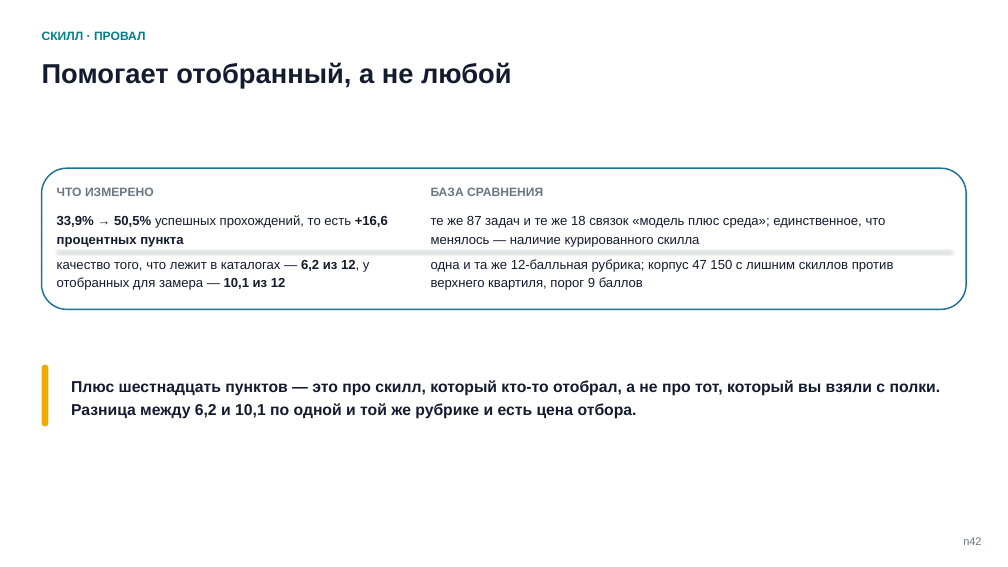
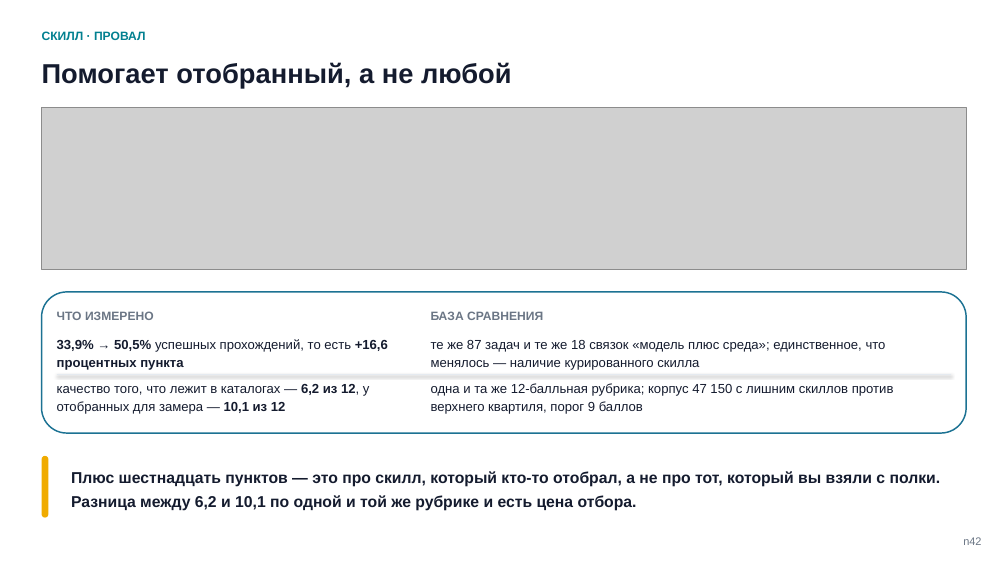
Before and after one commit to tellina-study/AI-usage-lessons, a slide deck: slide 42 of library/seminars/sem-05/rendered/sem-05.pptx. Drawn at 1008x567 pixels with LibreOffice and Linux fonts; fonts in the diff are those of the drawing; grey boxes stand for pictures. Boxes give left, top, right and bottom in pixels: in the first picture for what was removed or moved away, otherwise in the second. Text is boxed around its words. In the diff, an @@ line names an element or a change of style, - is before the commit and + after.

```diff
--- a/library/seminars/sem-05/rendered/sem-05.pptx
+++ b/library/seminars/sem-05/rendered/sem-05.pptx
@@ picture added at (42,107,966,269) @@
@@ 6 texts, 1 rounded rectangle, 1 line: place and size @@
-6 texts, 1 rounded rectangle, 1 line at (42,169,966,310)
+6 texts, 1 rounded rectangle, 1 line at (42,292,966,433)
@@ rounded rectangle: place and size @@
-rounded rectangle at (42,364,48,426)
+rounded rectangle at (42,456,48,518)
@@ text "Плюс шестнадцать пунктов — это ...": place and size @@
-text "Плюс шестнадцать пунктов — это ..." at (71,380,941,419)
+text "Плюс шестнадцать пунктов — это ..." at (71,471,941,511)
```
Also in this commit, not shown: 5 other slides changed, 8 other files.
